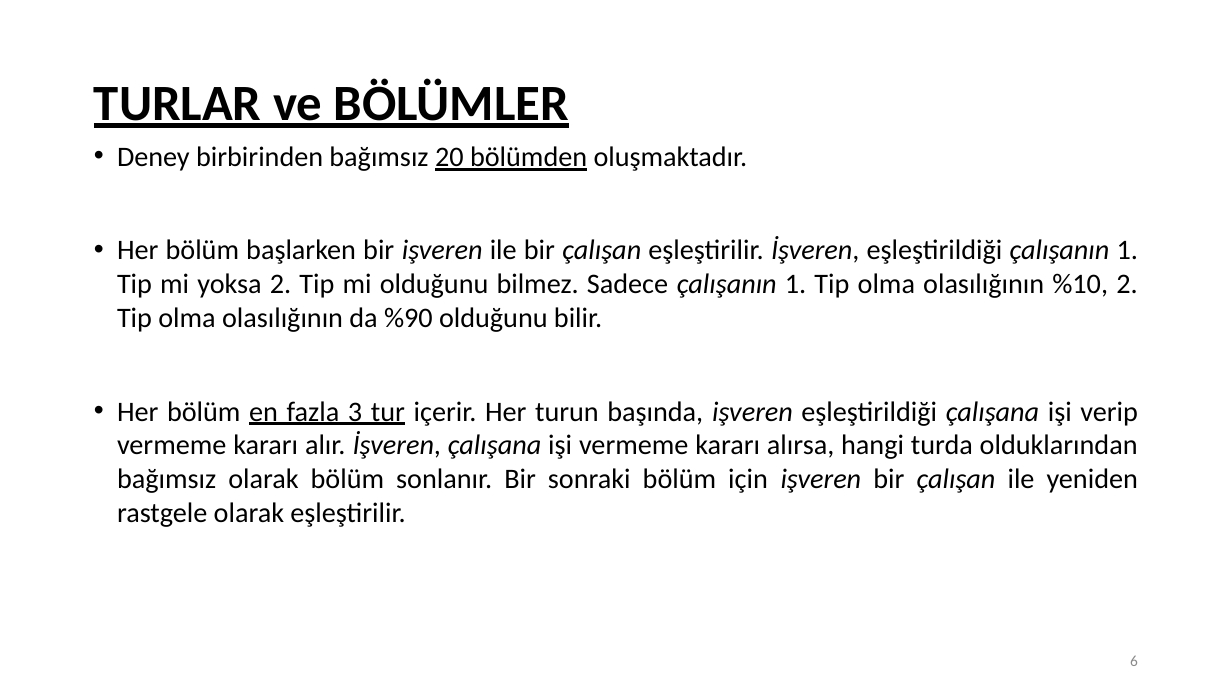
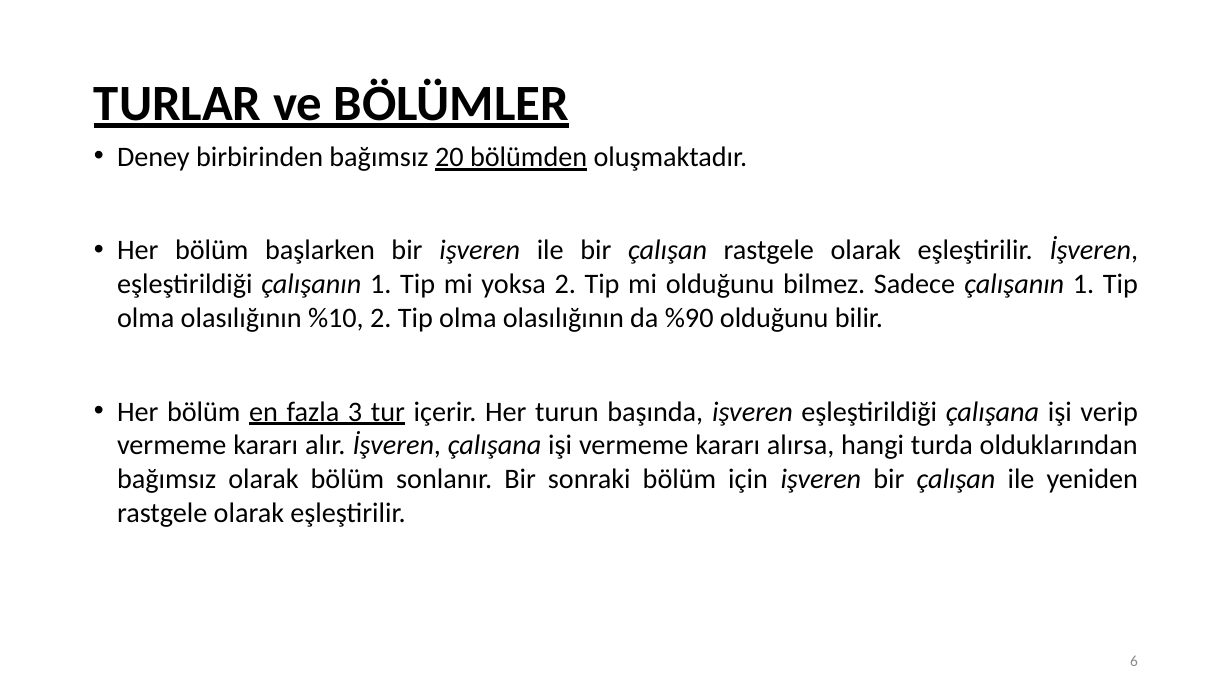
Before and after one commit to baghirov/par, a slide deck: slide 6 of yonergeler/principal_agent_t3_instructions.pptx. Drawn at 1232x693 pixels with LibreOffice and Linux fonts; fonts in the diff are those of the drawing. Boxes give left, top, right and bottom in pixels: in the first picture for what was removed or moved away, otherwise in the second. Text is boxed around its words. In the diff, an @@ line names an element or a change of style, - is before the commit and + after.

```diff
--- a/yonergeler/principal_agent_t3_instructions.pptx
+++ b/yonergeler/principal_agent_t3_instructions.pptx
@@ text at <box>117,236,1138,332</box>: text changed @@
-• Her bölüm başlarken bir işveren ile bir çalışan eşleştirilir. İşveren, eşleştirildiği çalışanın 1. Tip mi yoksa 2. Tip mi olduğunu bilmez. Sadece çalışanın 1. Tip olma olasılığının %10, 2. Tip olma olasılığının da %90 olduğunu bilir.
+• Her bölüm başlarken bir işveren ile bir çalışan rastgele olarak eşleştirilir. İşveren, eşleştirildiği çalışanın 1. Tip mi yoksa 2. Tip mi olduğunu bilmez. Sadece çalışanın 1. Tip olma olasılığının %10, 2. Tip olma olasılığının da %90 olduğunu bilir.
```
Also in this commit, not shown: 4 other slides changed, 3 slides removed, 2 other files.
